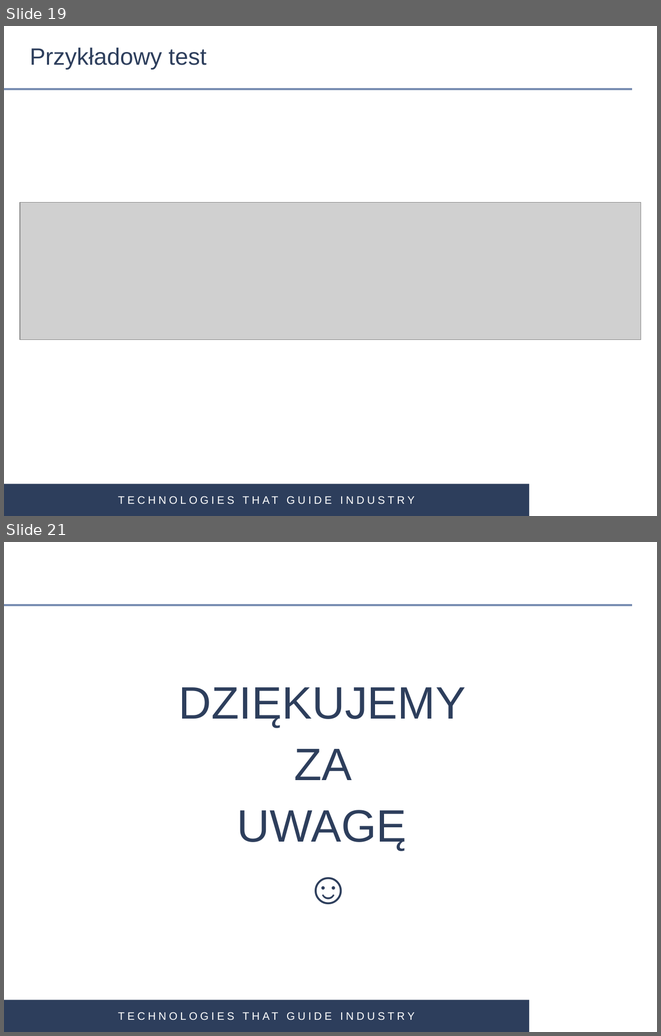
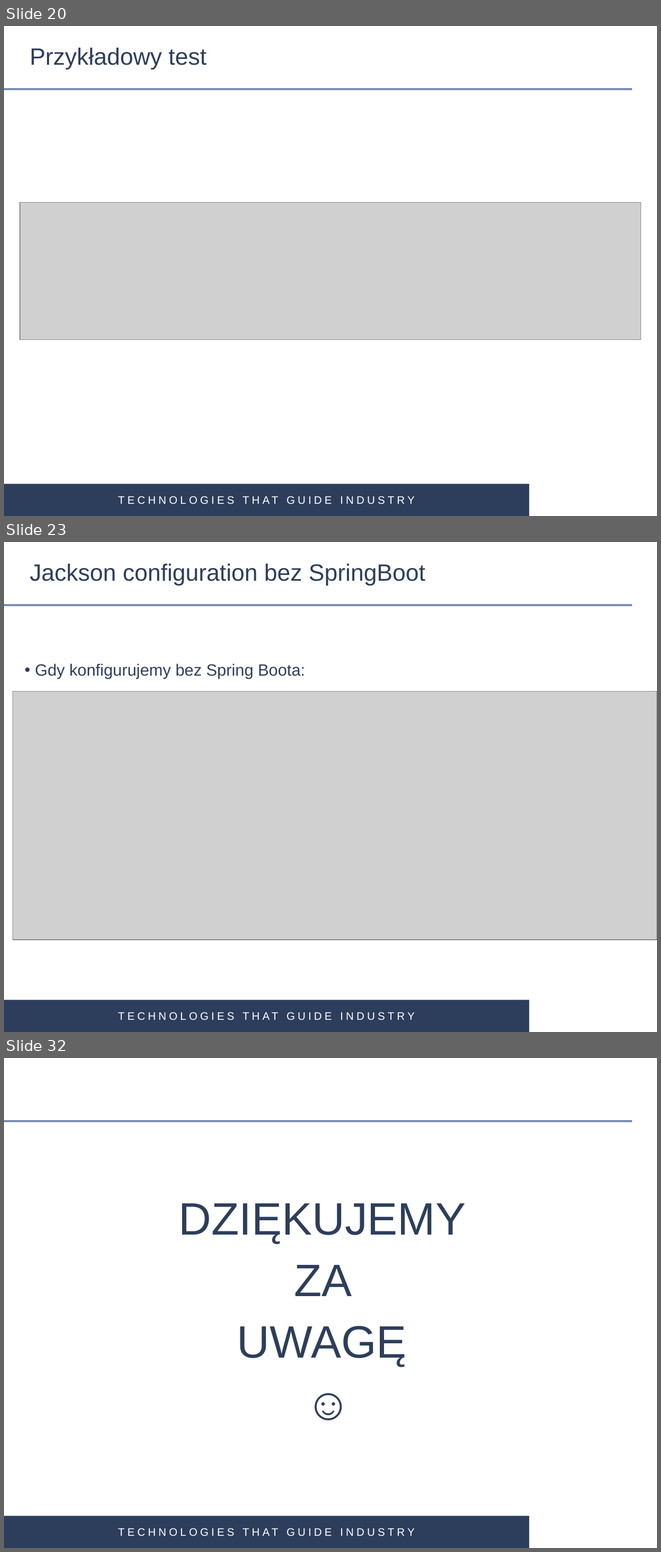
Before and after one commit to gardian91/SPRING_MVC-PSK, a slide deck: Spring MVC.pptx. Shown one above the other, each under a label of ours: slides 19 and 21 before the commit, slides 20, 23 and 32 after it; the slides between them are not shown. The pictures are 661x1036 and 661x1552 pixels, drawn with LibreOffice and Linux fonts; fonts in the diff are those of the drawing; grey boxes stand for pictures; background and template pictures are left out. Boxes give left, top, right and bottom in pixels: in the first picture for what was removed or moved away, otherwise in the second. Text is boxed around its words. In the diff, an @@ line names an element or a change of style, - is before the commit and + after.

```diff
--- a/Spring MVC.pptx
+++ b/Spring MVC.pptx
@@ slide 23 added at <box>4,542,657,1032</box>, background #FFFFFF; not listed: 3 template elements that a slide beside it also shows @@
@@ title added at <box>30,563,425,585</box>, 26 pt, text #2D3E5C @@
+Jackson configuration bez SpringBoot
@@ text added at <box>35,663,305,679</box>, 18 pt, text #2D3E5C @@
+• Gdy konfigurujemy bez Spring Boota:
@@ picture added at <box>13,691,657,940</box> @@
@@ what was slide 19 is now slide 20 @@
@@ what was slide 21 is now slide 32 @@
```
Also in this commit, not shown: 5 slides changed, 11 other slides added, 1 slide removed, 12 other files.
